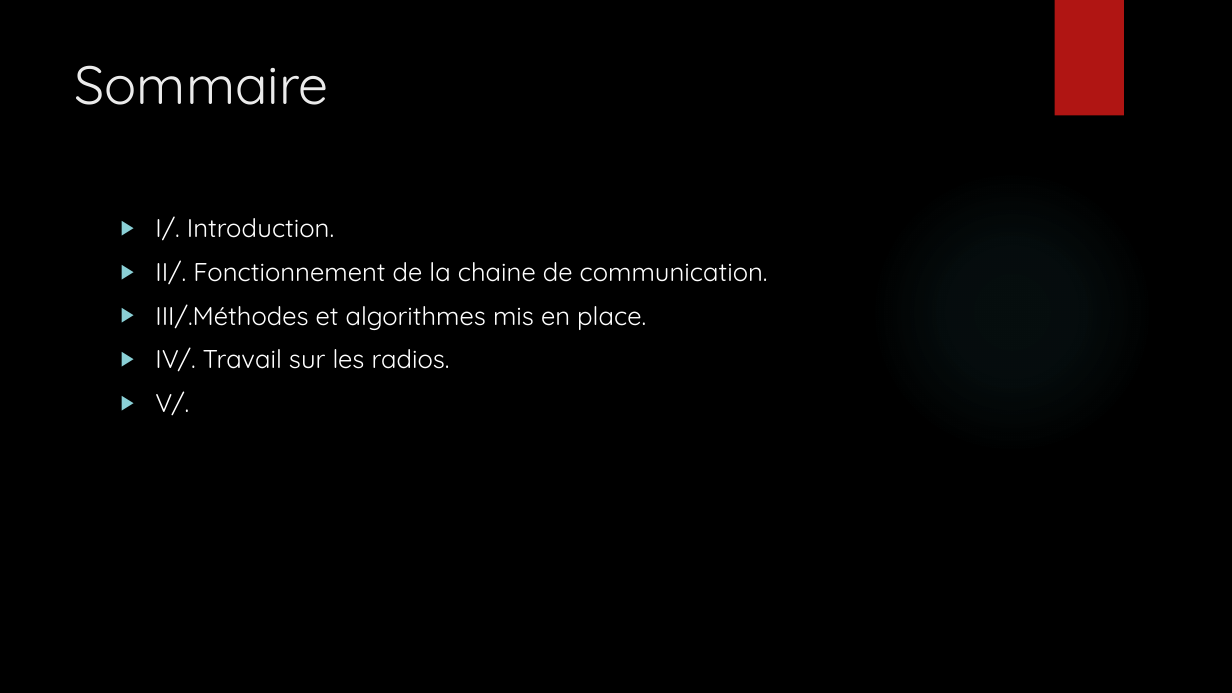
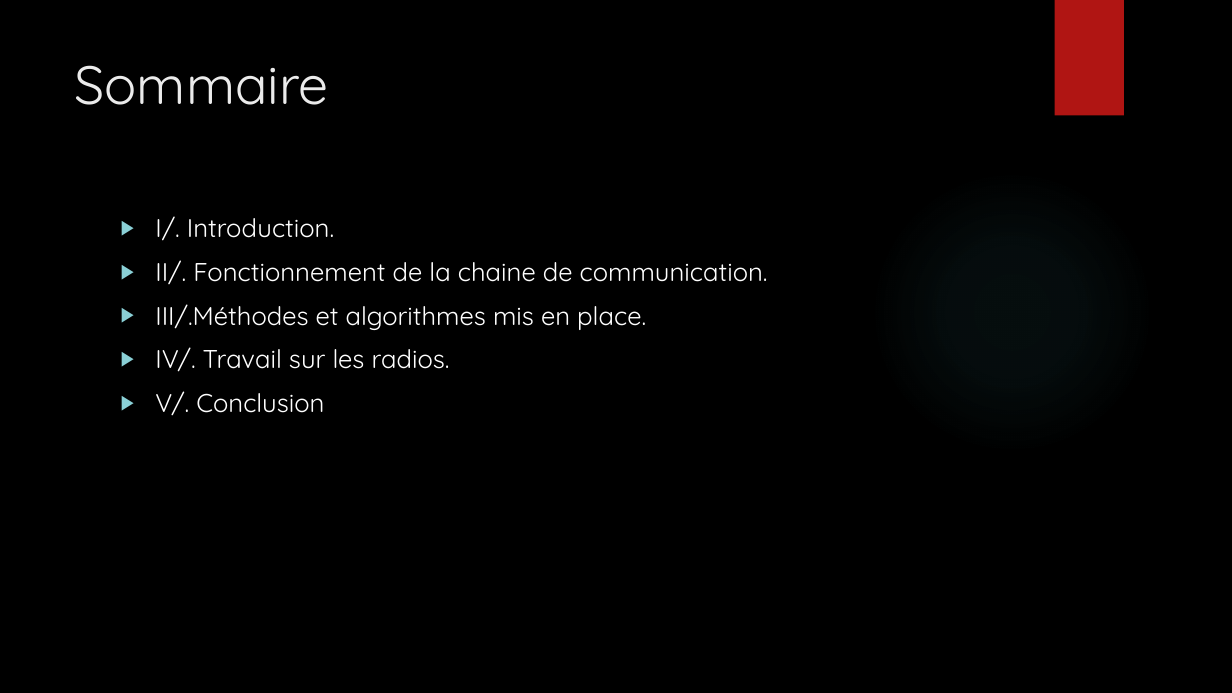
Before and after one commit to eponta/projet_th_S8, a slide deck: slide 2 of Présentation.pptx. Drawn at 1232x693 pixels with LibreOffice and Linux fonts; fonts in the diff are those of the drawing; background and template pictures are left out. Boxes give left, top, right and bottom in pixels: in the first picture for what was removed or moved away, otherwise in the second. Text is boxed around its words. In the diff, an @@ line names an element or a change of style, - is before the commit and + after.

Commit message:
up

```diff
--- a/Présentation.pptx
+++ b/Présentation.pptx
@@ text at [155, 391, 324, 416]: text changed @@
-▶ V/.
+▶ V/. Conclusion
```
